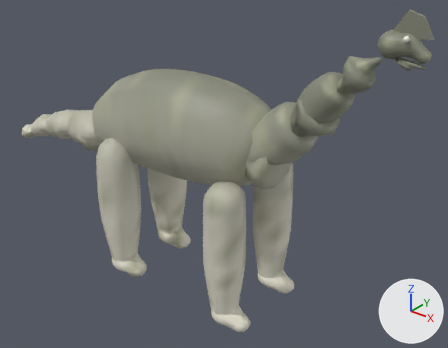
A saved change to the glTF model examples/dinobrawl-3d/assets/brachiosaurus.glb.
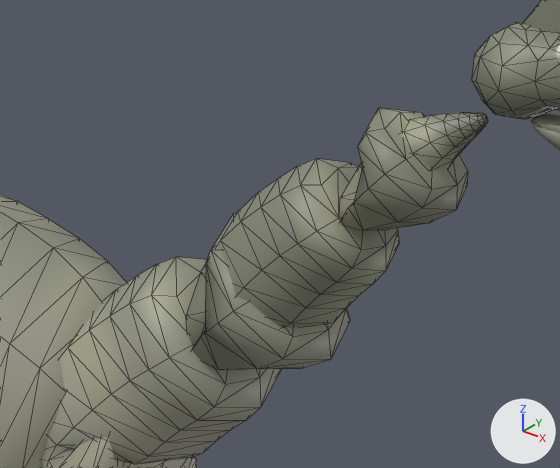
The first picture shows the older version from a camera (50 mm lens) standing at (8.81, -9.95, 9.45) and looking at (0.39, 0.57, 2.92). The close-ups show the older and then the newer version on the part from 52% to 90% of the width and 7% to 48% of the height of that picture. Only the edits that show in the close-ups are written down. The lights are fixed; the arrows at lower right show +X, +Y and +Z. The close-ups show mesh edges as thin lines. Where no turn or scale is listed for an object, it has been applied to the vertices. Vertices at exactly the same position are counted once.

The first close-up shows 'bodym', 'crestm', 'headm', 'jawm', 'neckm1', 'neckm2', 'neckm3' and 2 more.
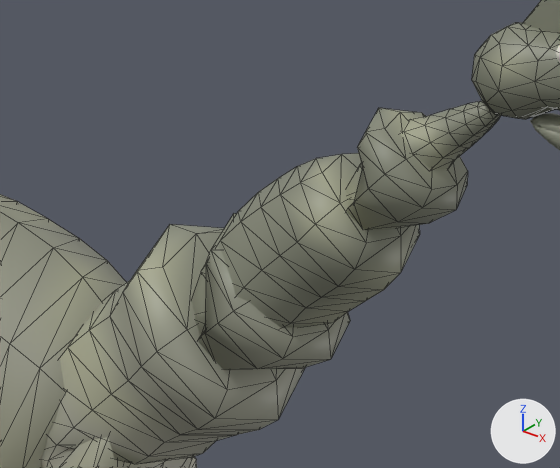
The edits, one by one:
me_neckm3_012 is used by ob_neckm3; location (0.0, 0.0, 0.0).
me_neckm3_012 had 122 vertices, 240 faces and spanned x 3.586..4.351, y -0.376..0.376, z 5.814..6.565.
me_neckm3_012 now has 122 vertices, 240 faces and spans x 3.586..4.427, y -0.376..0.376, z 5.814..6.644.
me_neckm3_012 part 1: 44 of 122 vertices moved; they spanned x 4.119..4.351, y -0.108..0.108, z 6.29..6.565 and now span x 4.133..4.427, y -0.122..0.122, z 6.291..6.644; mean shift (0.048, 0.0, 0.047); largest move (4.345, 0.0, 6.547) -> (4.419, 0.0, 6.622).
me_neckm2_012 is used by ob_neckm2; location (0.0, 0.0, 0.0).
me_neckm2_012 had 106 vertices, 208 faces and spanned x 2.668..3.842, y -0.55..0.55, z 4.785..6.139.
me_neckm2_012 now has 106 vertices, 208 faces and spans x 2.668..3.936, y -0.55..0.55, z 4.785..6.193.
me_neckm2_012 part 2: 25 of 106 vertices moved; they spanned x 3.414..3.842, y -0.413..0.413, z 5.297..6.108 and now span x 3.417..3.936, y -0.459..0.459, z 5.285..6.193; mean shift (0.041, 0.0, 0.044); largest move (3.661, -0.262, 5.916) -> (3.702, -0.339, 6.03).
me_neckm1_012 is used by ob_neckm1; location (0.0, 0.0, 0.0).
me_neckm1_012 had 106 vertices, 208 faces and spanned x 1.49..3.1, y -0.69..0.69, z 3.35..5.35.
me_neckm1_012 now has 106 vertices, 208 faces and spans x 1.49..3.22, y -0.71..0.71, z 3.35..5.55.
me_neckm1_012 part 3: 30 of 106 vertices moved; they spanned x 2.3..3.1, y -0.58..0.58, z 4.33..5.35 and now span x 2.27..3.22, y -0.71..0.71, z 4.31..5.55; mean shift (0.03, 0.0, 0.07); largest move (2.62, 0.0, 5.29) -> (2.58, 0.0, 5.53).

Where the change shows, as pixel boxes (x1, y1, x2, y2) in the close-ups (560 x 468 px; the box of a moved part takes in the faces that stretch with it):
'neckm1', reshaped: before (41, 257, 281, 468); after (41, 224, 306, 468)
'neckm2', reshaped (7% wider): before (186, 159, 399, 370); after (191, 153, 420, 370)
'neckm3', reshaped: before (339, 108, 488, 230); after (345, 101, 501, 230)
part 1 of me_neckm3_012, moved or reshaped: before (413, 113, 488, 170); after (413, 101, 501, 170)
part 2 of me_neckm2_012, moved or reshaped: before (261, 159, 399, 323); after (261, 153, 420, 323)
part 3 of me_neckm1_012, moved or reshaped: before (98, 257, 281, 442); after (98, 224, 306, 442)
